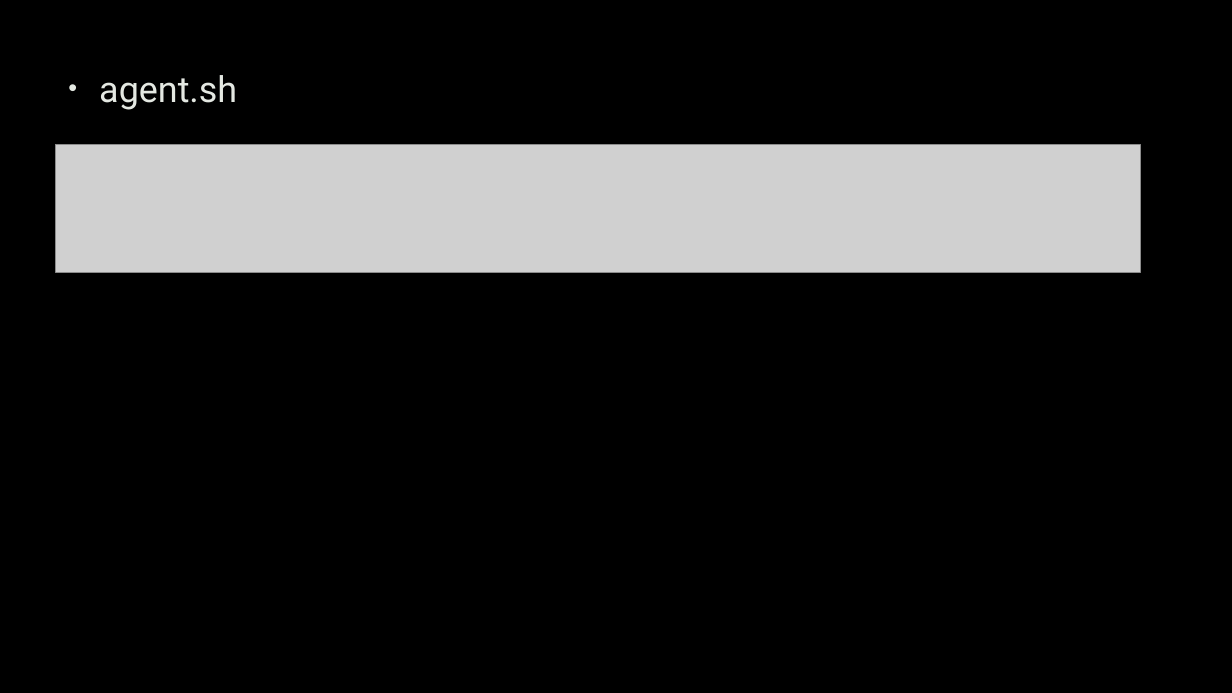
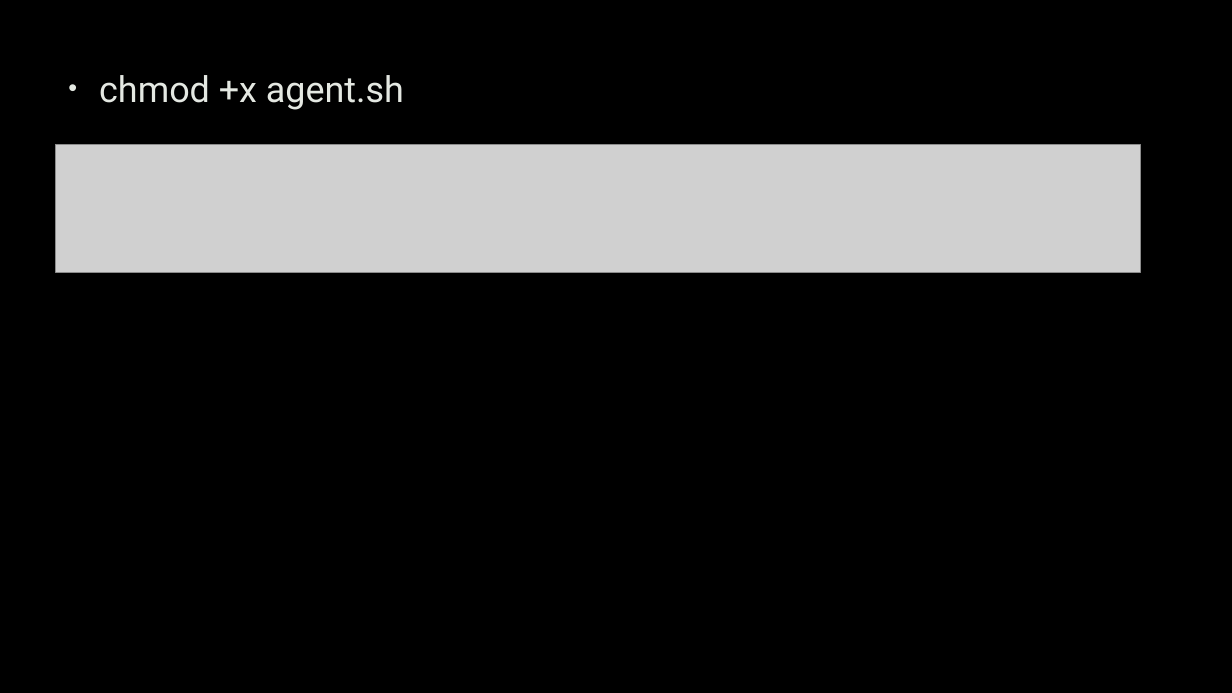
Before and after one commit to uwacyber/cits1003, a slide deck: slide 19 of cits1003-lecture_slides/CITS1003-7 Incidents-exercises.pptx. Drawn at 1232x693 pixels with LibreOffice and Linux fonts; fonts in the diff are those of the drawing; grey boxes stand for pictures; background and template pictures are left out. Boxes give left, top, right and bottom in pixels: in the first picture for what was removed or moved away, otherwise in the second. Text is boxed around its words. In the diff, an @@ line names an element or a change of style, - is before the commit and + after.

```diff
--- a/cits1003-lecture_slides/CITS1003-7 Incidents-exercises.pptx
+++ b/cits1003-lecture_slides/CITS1003-7 Incidents-exercises.pptx
@@ text at (99, 75, 404, 110): text changed @@
-• agent.sh
+• chmod +x agent.sh
```
Also in this commit, not shown: 5 other slides changed, 1 slide added, 3 slides removed.
